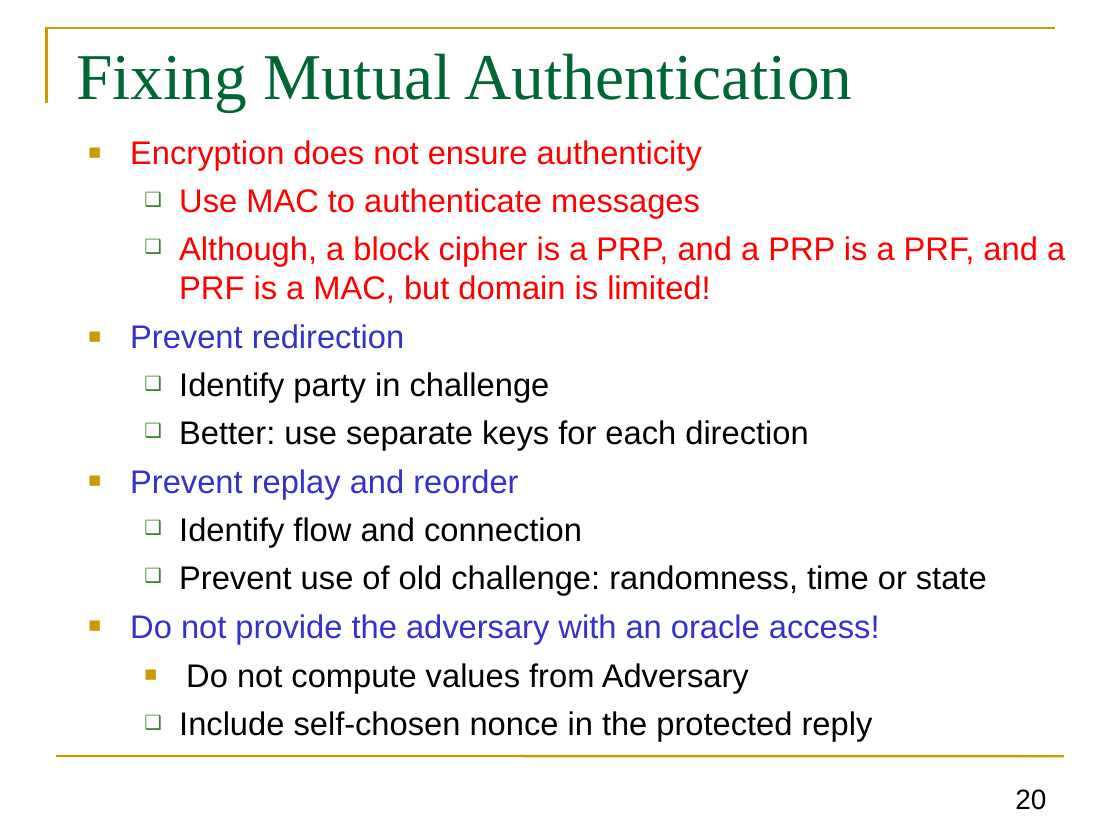
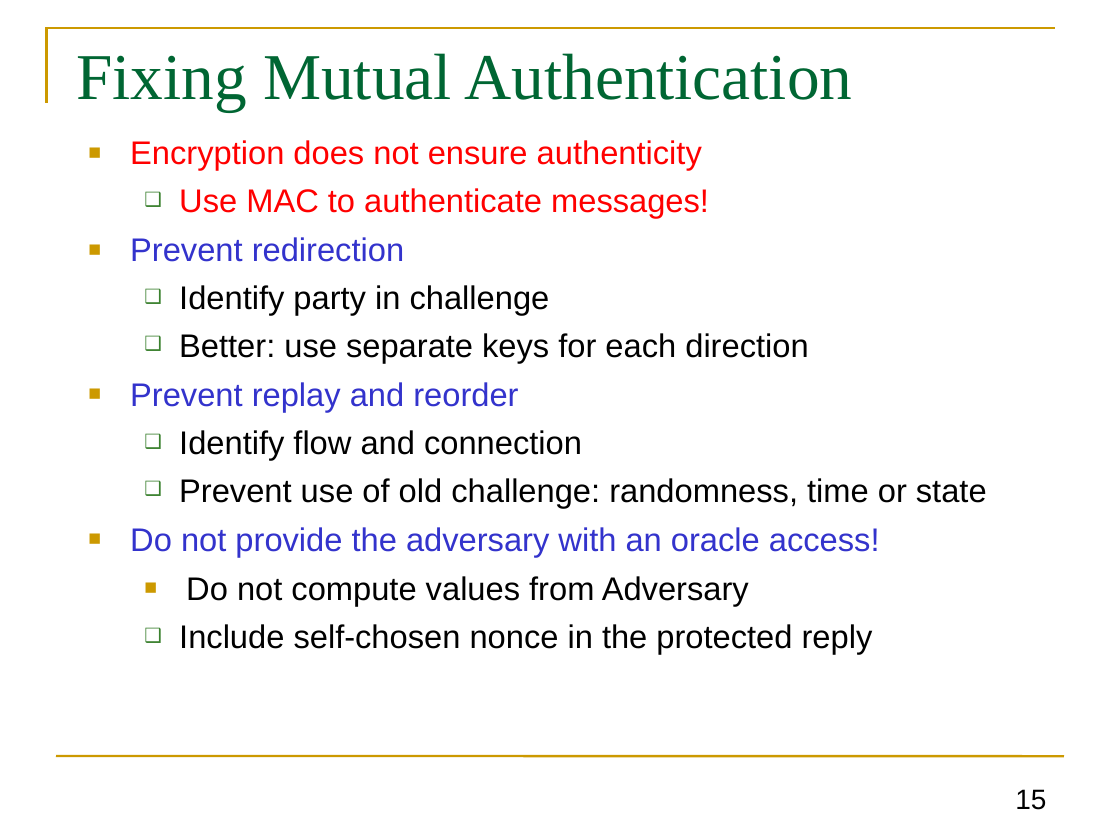
Before and after one commit to GhadaAlmashaqbeh/GhadaAlmashaqbeh.github.io, a slide deck: slide 15 of courses/cse3400-f2024/lecture8.pptx (slide 20 before the commit). Drawn at 1120x840 pixels with LibreOffice and Linux fonts; fonts in the diff are those of the drawing. Boxes give left, top, right and bottom in pixels: in the first picture for what was removed or moved away, otherwise in the second. Text is boxed around its words. In the diff, an @@ line names an element or a change of style, - is before the commit and + after.

```diff
--- a/courses/cse3400-f2024/lecture8.pptx
+++ b/courses/cse3400-f2024/lecture8.pptx
@@ text at box(179, 188, 709, 218): text changed @@
-  ❑ Use MAC to authenticate messages
-  ❑ Although, a block cipher is a PRP, and a PRP is a PRF, and a PRF is a MAC, but domain is limited!
+  ❑ Use MAC to authenticate messages!
@@ page number at box(1015, 789, 1046, 810): text changed @@
-20
+15
```
Also in this commit, not shown: 12 other slides changed, 5 slides removed, 3 other files.
